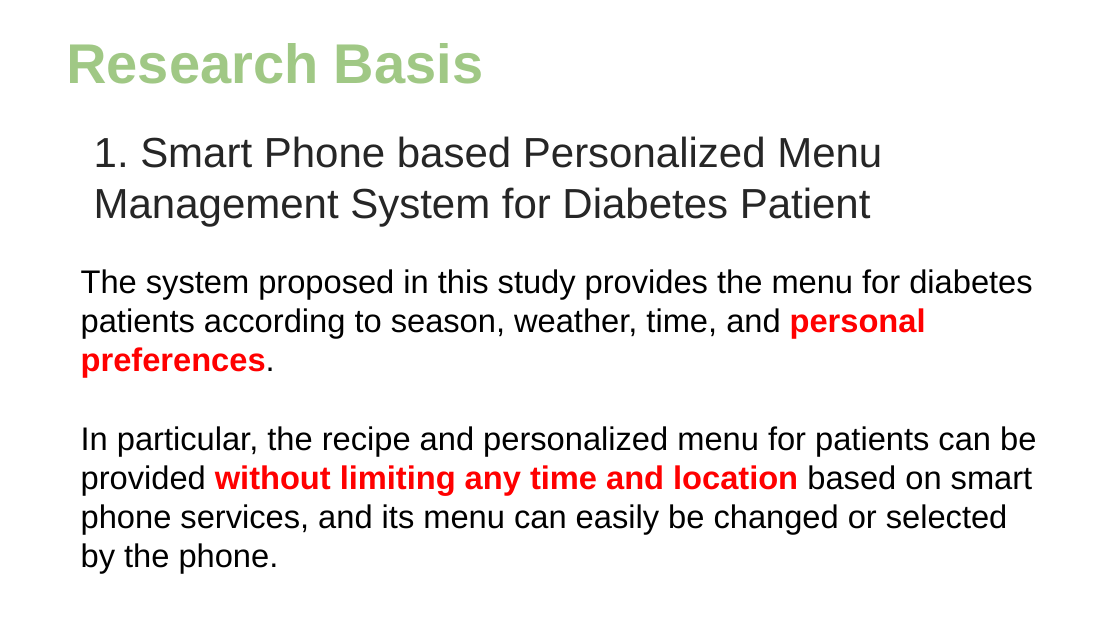
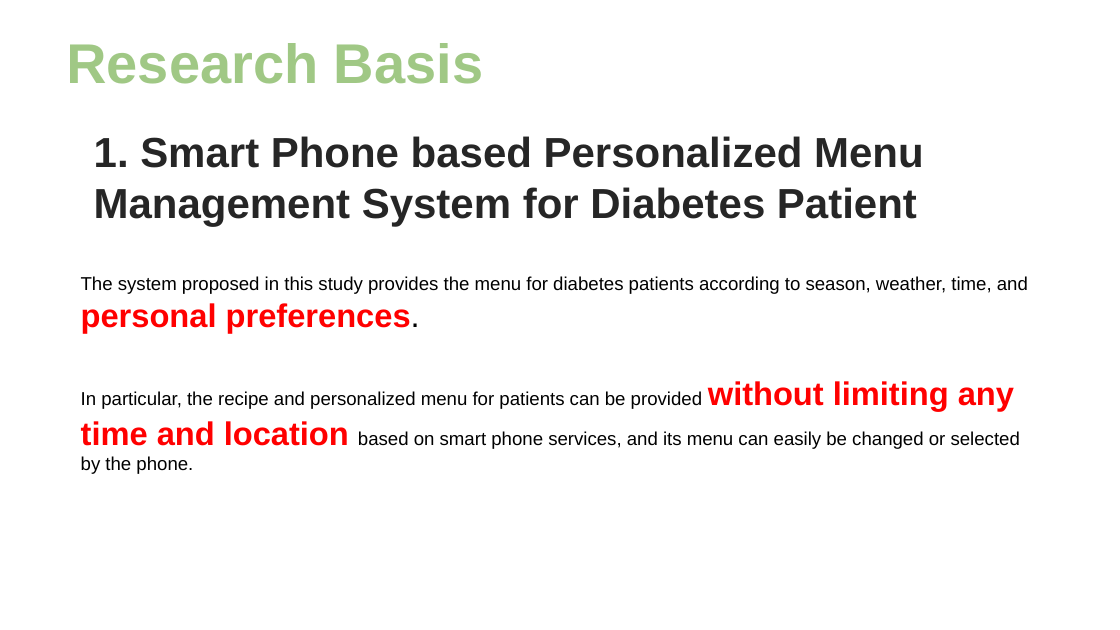
Before and after one commit to klustar/sanhak, a slide deck: slide 7 of 산학프로젝트_국방색순대국밥.pptx (slide 6 before the commit). Drawn at 1120x630 pixels with LibreOffice and Linux fonts; fonts in the diff are those of the drawing; background and template pictures are left out. Boxes give left, top, right and bottom in pixels: in the first picture for what was removed or moved away, otherwise in the second. Text is boxed around its words. In the diff, an @@ line names an element or a change of style, - is before the commit and + after.

```diff
--- a/산학프로젝트_국방색순대국밥.pptx
+++ b/산학프로젝트_국방색순대국밥.pptx
@@ text "1. Smart Phone based Personalized ..." at [94, 136, 924, 226]: bold on @@
@@ text "The system proposed in this ...": place and size @@
-text "The system proposed in this ..." at [81, 269, 1036, 573]
+text "The system proposed in this ..." at [81, 276, 1028, 474]
@@ text "The system proposed in this ..." at [81, 276, 1028, 474]: size 28 to 16 pt in "The system proposed in this study provides ...", "In particular, the recipe and personalized menu ..." @@
```
Also in this commit, not shown: 8 other slides changed, 5 slides added, 2 slides removed, 4 other files.
